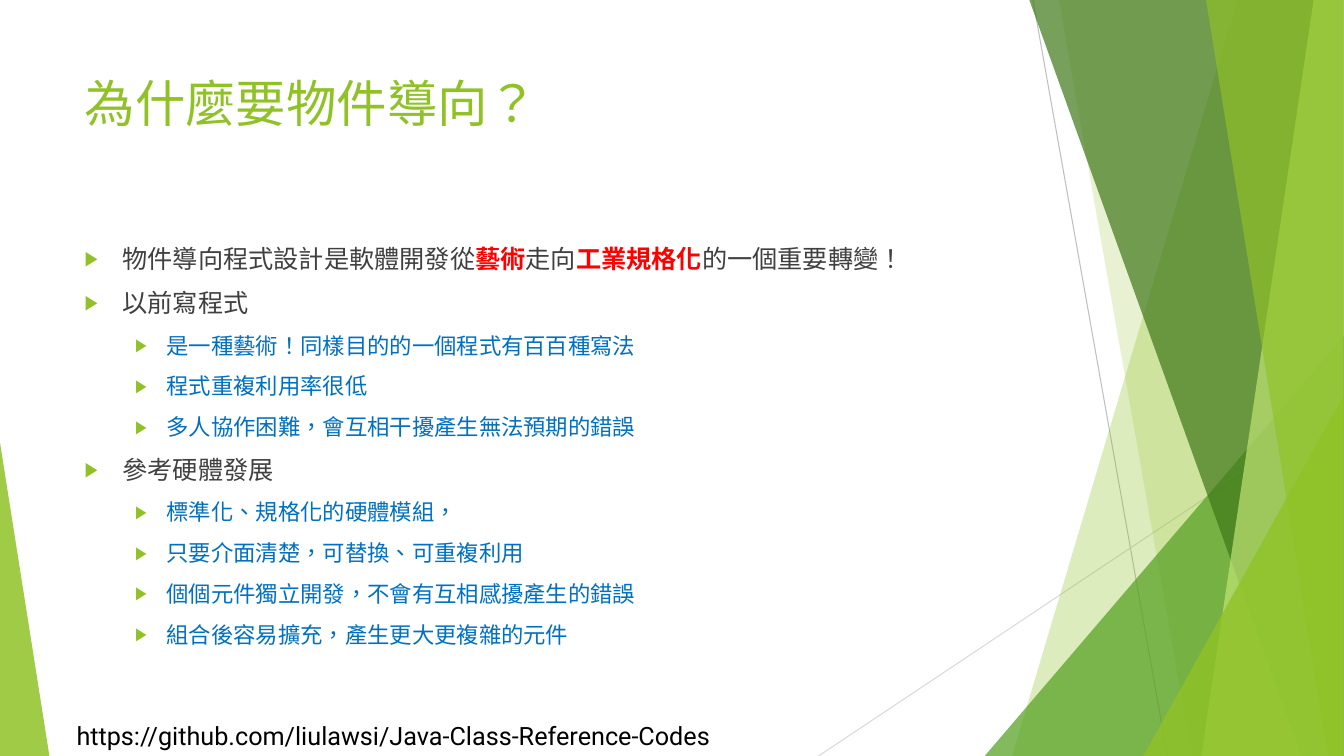
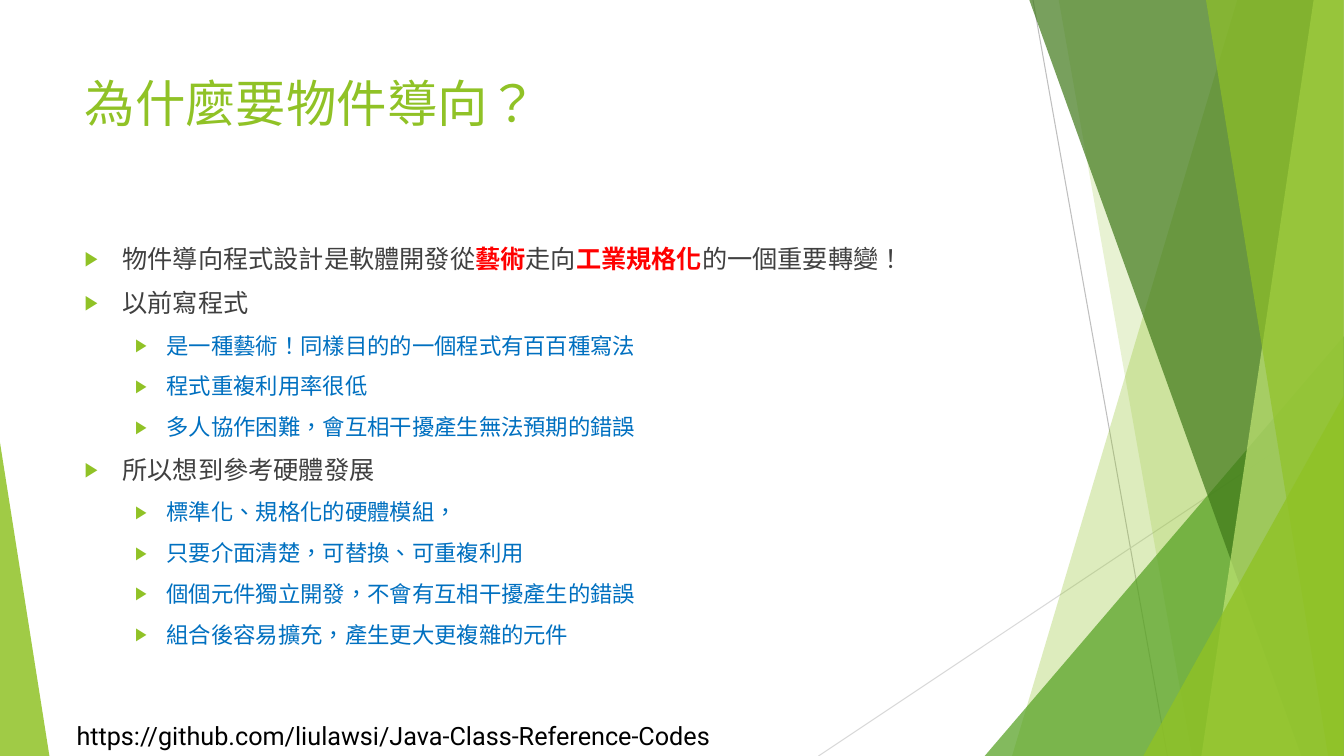
Before and after one commit to liulawsi/My_PPTs, a slide deck: slide 3 of LCC/Java/10_物件導向程式設計.pptx. Drawn at 1344x756 pixels with LibreOffice and Linux fonts; fonts in the diff are those of the drawing; background and template pictures are left out. Boxes give left, top, right and bottom in pixels: in the first picture for what was removed or moved away, otherwise in the second. Text is boxed around its words. In the diff, an @@ line names an element or a change of style, - is before the commit and + after.

```diff
--- a/LCC/Java/10_物件導向程式設計.pptx
+++ b/LCC/Java/10_物件導向程式設計.pptx
@@ text at box(123, 458, 375, 481): text changed @@
-▶ 參考硬體發展
+▶ 所以想到參考硬體發展
@@ text at box(167, 583, 636, 604): text changed @@
-  ▶ 個個元件獨立開發，不會有互相感擾產生的錯誤
+  ▶ 個個元件獨立開發，不會有互相干擾產生的錯誤
```
Also in this commit, not shown: 7 other slides changed, 4 slides added, 4 other files.
